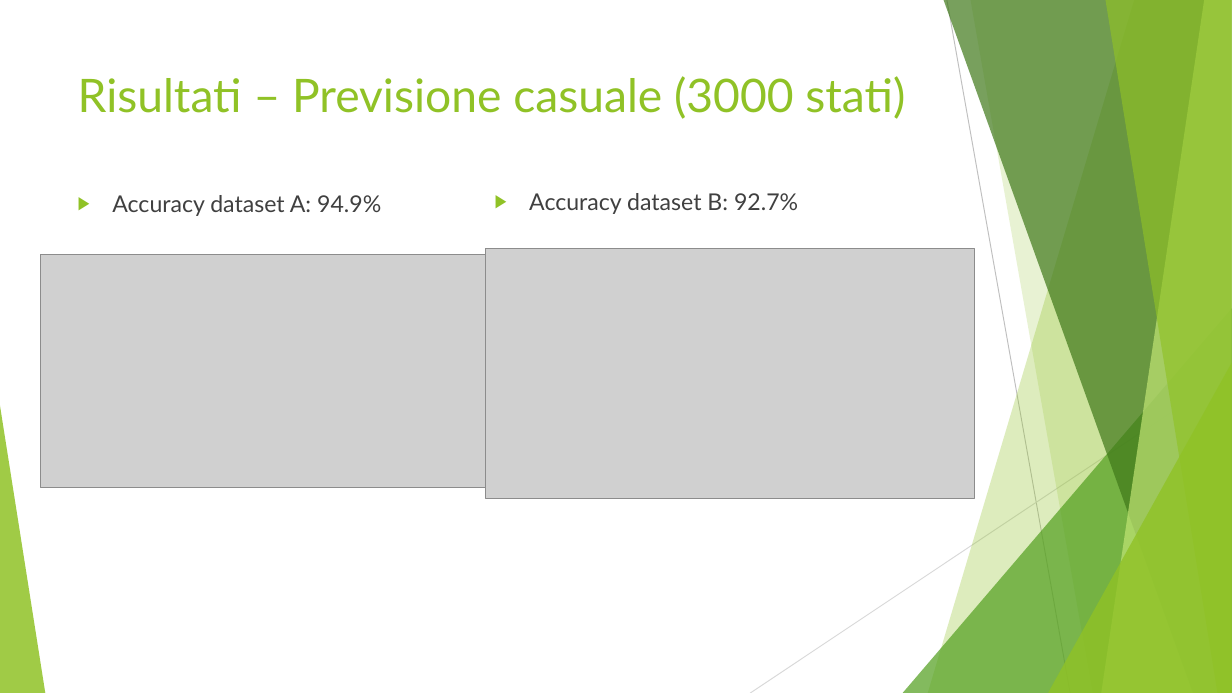
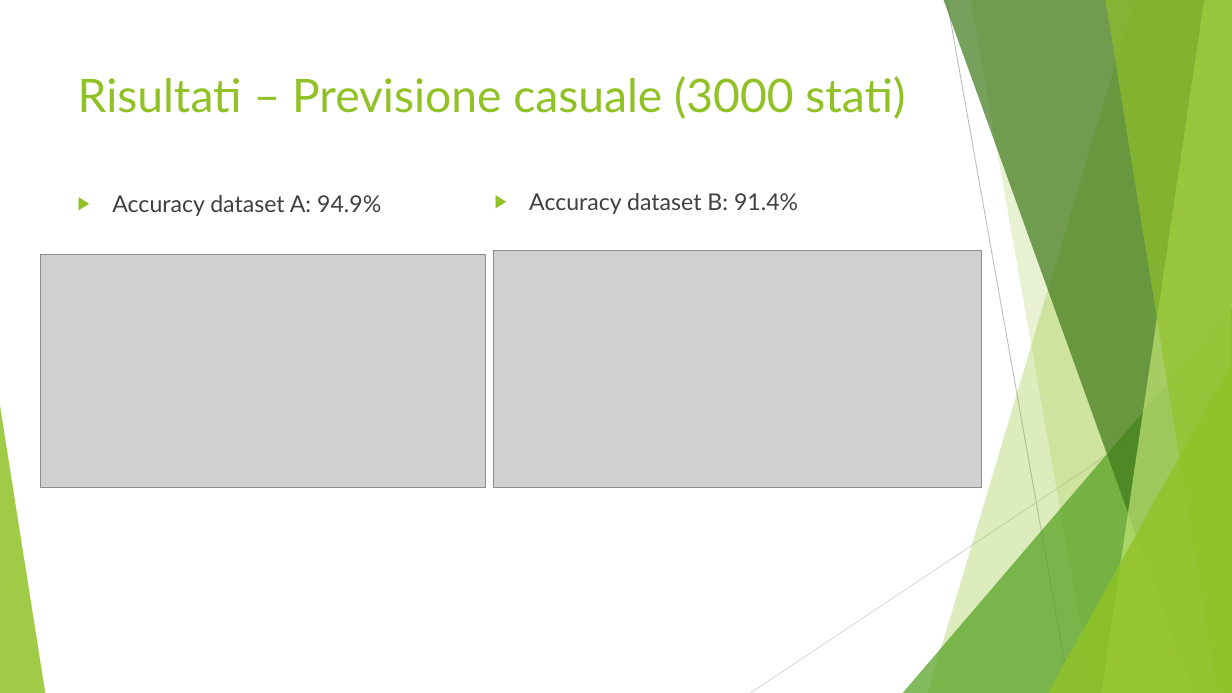
Before and after one commit to CostantiniMatteo/progetto-mpd, a slide deck: slide 16 of Documenti/presentazione.pptx. Drawn at 1232x693 pixels with LibreOffice and Linux fonts; fonts in the diff are those of the drawing; grey boxes stand for pictures. Boxes give left, top, right and bottom in pixels: in the first picture for what was removed or moved away, otherwise in the second. Text is boxed around its words. In the diff, an @@ line names an element or a change of style, - is before the commit and + after.

```diff
--- a/Documenti/presentazione.pptx
+++ b/Documenti/presentazione.pptx
@@ text at <box>529,193,798,214</box>: text changed @@
-▶ Accuracy dataset B: 92.7%
+▶ Accuracy dataset B: 91.4%
@@ picture: place and size @@
-picture at <box>485,249,974,498</box>
+picture at <box>494,250,982,487</box>
```
Also in this commit, not shown: 2 other slides changed, 4 other files.
